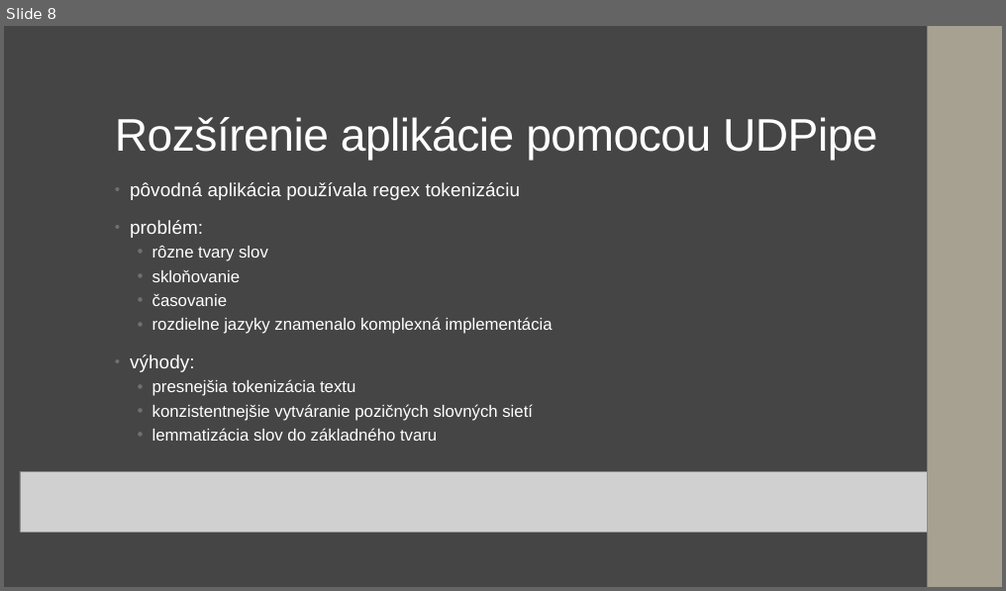
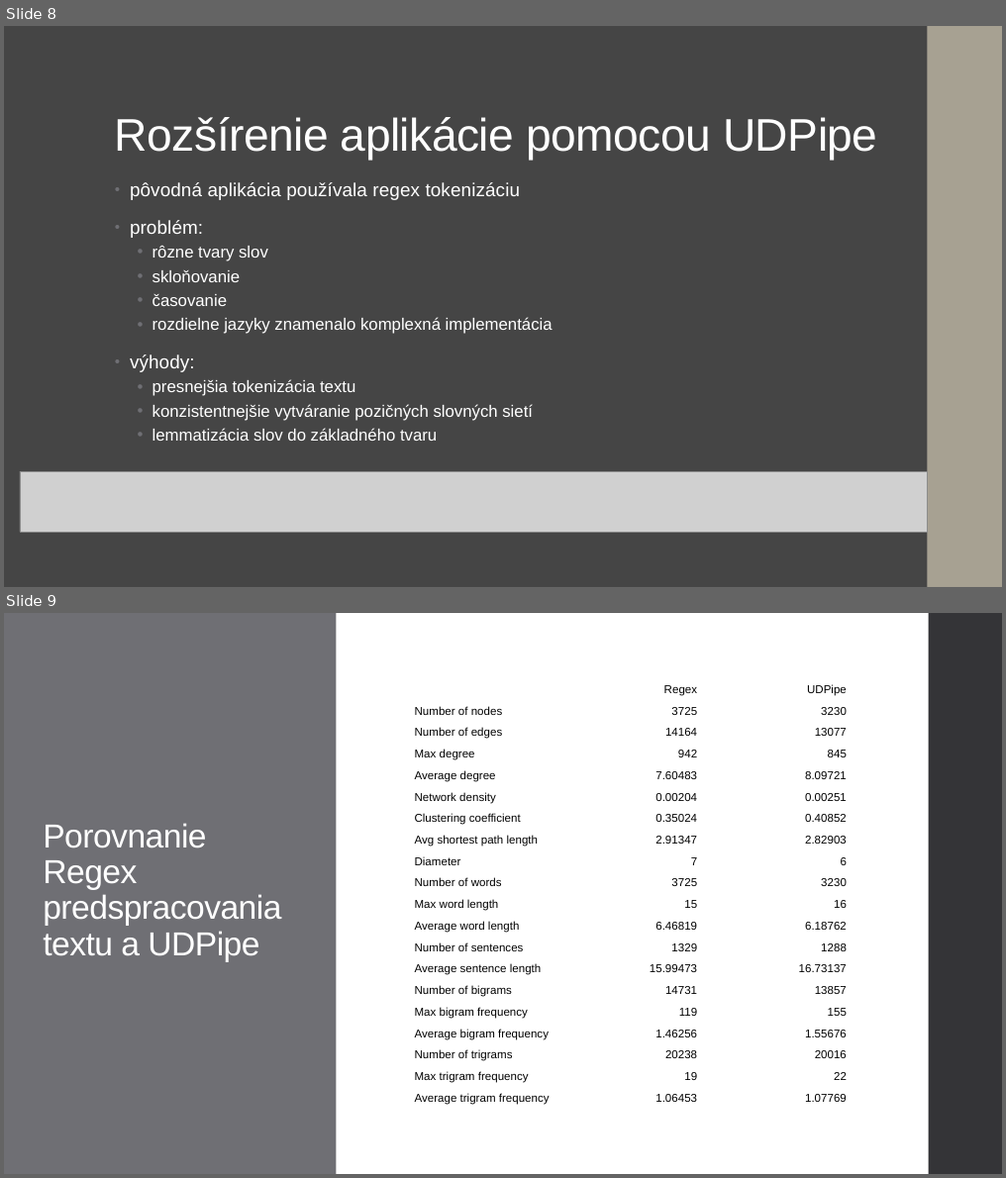
Before and after one commit to Nemeth03/Masters-Thesis, a slide deck: ProjektovySeminar.pptx. Shown one above the other, each under a label of ours: slide 8 before the commit, slides 8 and 9 after it. The pictures are 1006x591 and 1006x1178 pixels, drawn with LibreOffice and Linux fonts; fonts in the diff are those of the drawing; grey boxes stand for pictures. Boxes give left, top, right and bottom in pixels: in the first picture for what was removed or moved away, otherwise in the second. Text is boxed around its words. In the diff, an @@ line names an element or a change of style, - is before the commit and + after.

```diff
--- a/ProjektovySeminar.pptx
+++ b/ProjektovySeminar.pptx
@@ slide 9 added at (x1=4, y1=613, x2=1002, y2=1174), background #FFFFFF @@
@@ rectangle added at (x1=4, y1=613, x2=337, y2=1174), fill #6F6F74 @@
@@ rectangle added at (x1=929, y1=613, x2=1002, y2=1174), fill #353537 @@
@@ table added at (x1=410, y1=679, x2=850, y2=1109), 20 rows, 3 columns @@
+ | Regex | UDPipe
+Number of nodes | 3725 | 3230
+Number of edges | 14164 | 13077
+Max degree | 942 | 845
+Average degree | 7.60483 | 8.09721
+Network density | 0.00204 | 0.00251
+Clustering coefficient | 0.35024 | 0.40852
+Avg shortest path length | 2.91347 | 2.82903
+Diameter | 7 | 6
+Number of words | 3725 | 3230
+Max word length | 15 | 16
+Average word length | 6.46819 | 6.18762
+Number of sentences | 1329 | 1288
+Average sentence length | 15.99473 | 16.73137
+Number of bigrams | 14731 | 13857
+Max bigram frequency | 119 | 155
+Average bigram frequency | 1.46256 | 1.55676
+Number of trigrams | 20238 | 20016
+Max trigram frequency | 19 | 22
+Average trigram frequency | 1.06453 | 1.07769
@@ title added at (x1=43, y1=823, x2=281, y2=962), 32 pt, text #FFFFFF @@
+Porovnanie Regex predspracovania textu a UDPipe
```
Also in this commit, not shown: 5 slides changed, 3 other slides added, 2 slides removed.
